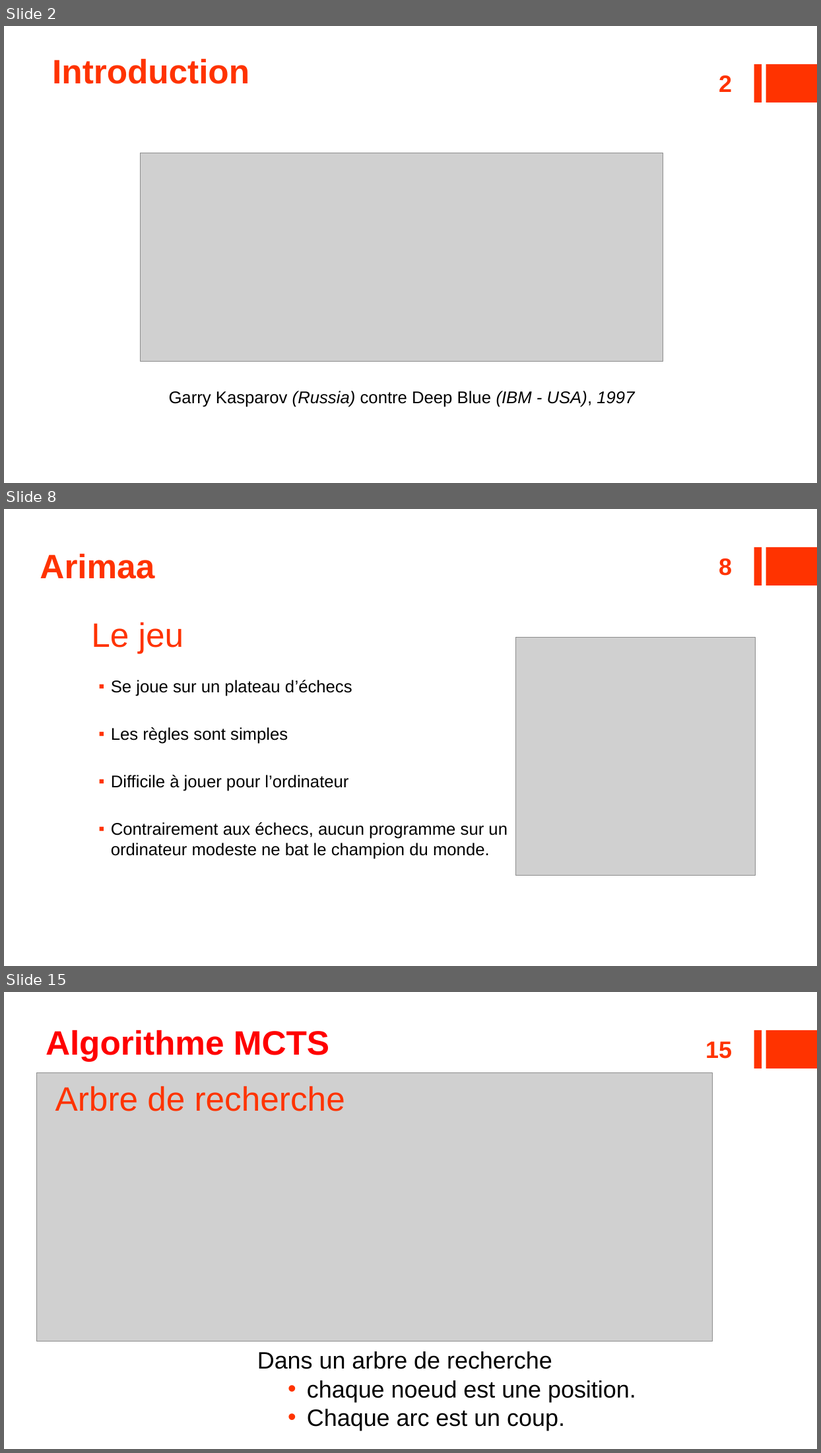
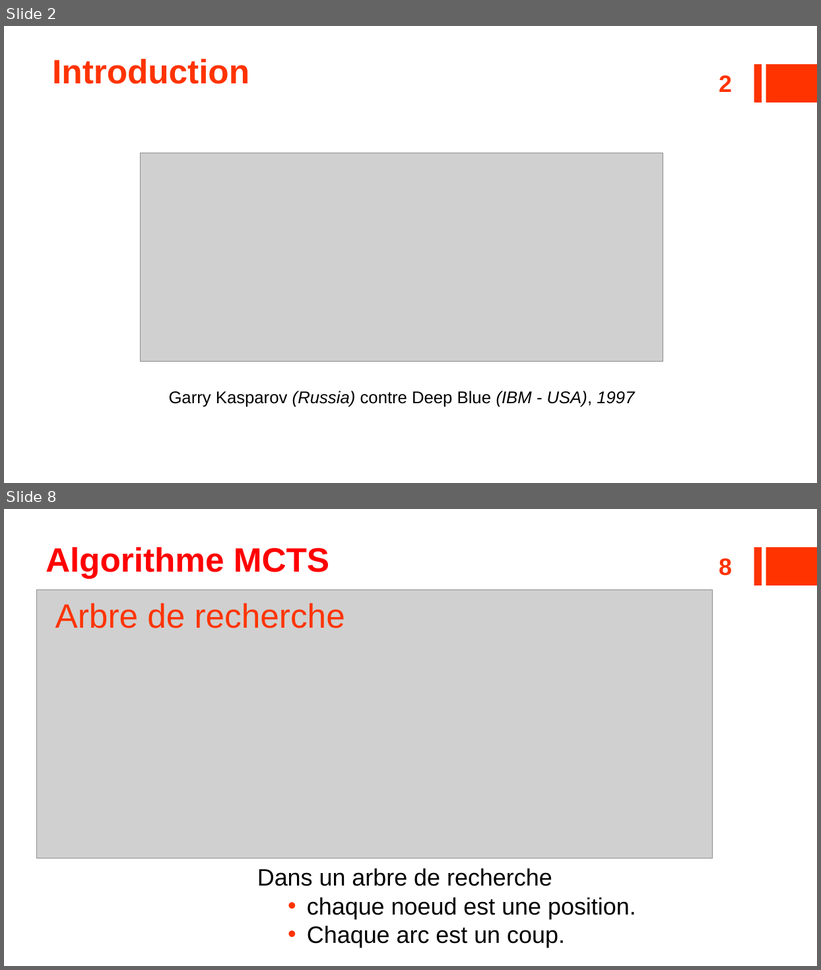
Before and after one commit to ildyria/Arimaa, a slide deck: Docs/Reports/OpenGates Presentation.pptx. Shown one above the other, each under a label of ours: slides 2, 8 and 15 before the commit, slides 2 and 8 after it; the slides between them are not shown. The pictures are 821x1453 and 821x970 pixels, drawn with LibreOffice and Linux fonts; fonts in the diff are those of the drawing; grey boxes stand for pictures. Boxes give left, top, right and bottom in pixels: in the first picture for what was removed or moved away, otherwise in the second. Text is boxed around its words. In the diff, an @@ line names an element or a change of style, - is before the commit and + after.

```diff
--- a/Docs/Reports/OpenGates Presentation.pptx
+++ b/Docs/Reports/OpenGates Presentation.pptx
@@ slide 8 removed at bbox=[4, 509, 817, 966], background #FFFFFF; not listed: 2 template elements that a slide beside it also shows @@
@@ title removed at bbox=[40, 553, 154, 579] @@
-Arimaa
@@ page number removed at bbox=[719, 559, 732, 576] @@
-8
@@ text removed at bbox=[91, 622, 184, 654] @@
-Le jeu
@@ picture removed at bbox=[516, 637, 756, 875] @@
@@ text removed at bbox=[111, 680, 508, 859] @@
-▪ Se joue sur un plateau d’échecs
-▪ Les règles sont simples
-▪ Difficile à jouer pour l’ordinateur
-▪ Contrairement aux échecs, aucun programme sur un ordinateur modeste ne bat le champion du monde.
@@ what was slide 15 is now slide 8 @@
@@ page number at bbox=[719, 559, 732, 576]: text changed @@
-15
+8
```
Also in this commit, not shown: 9 slides changed, 2 slides added, 13 other slides removed, 4 other files.
